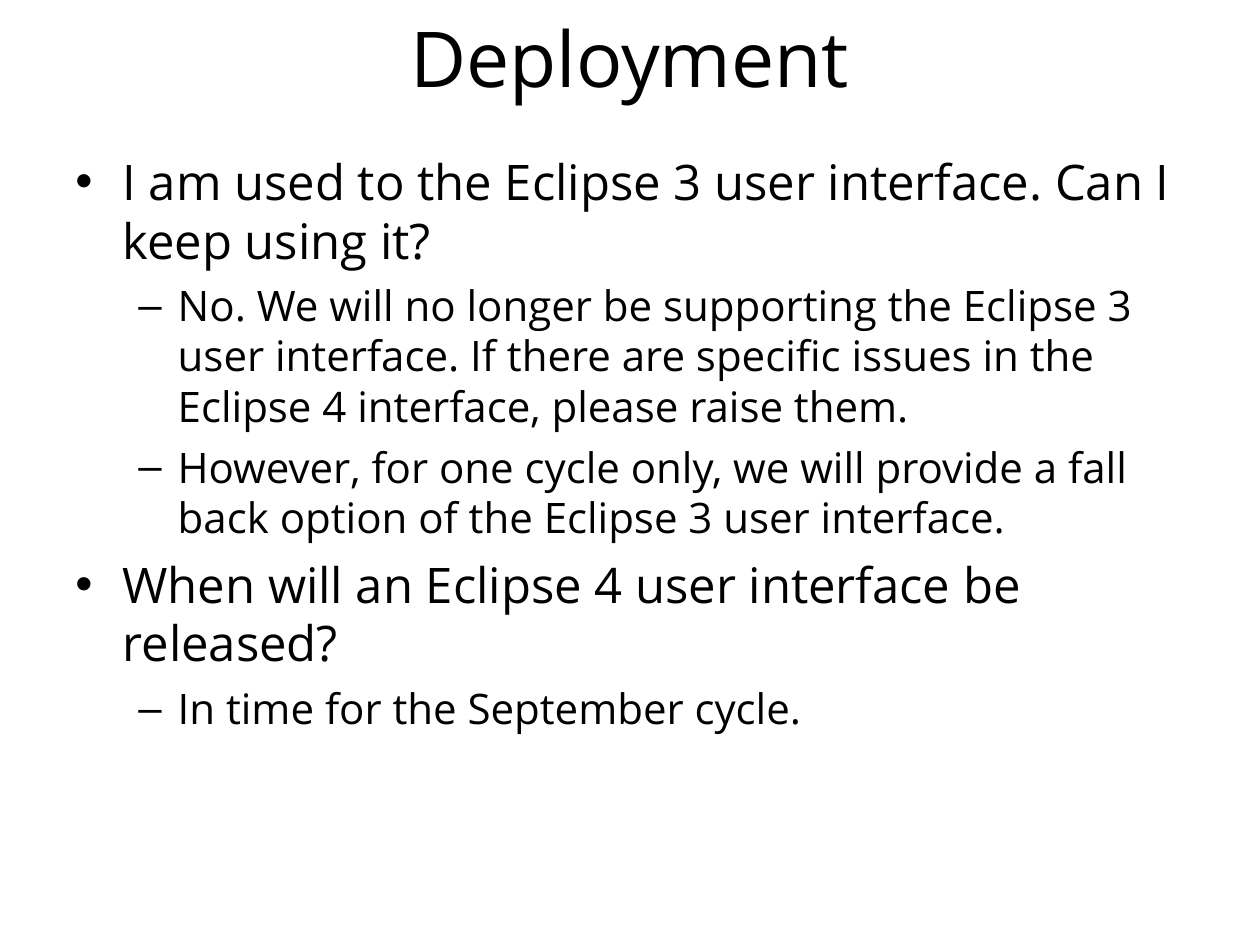
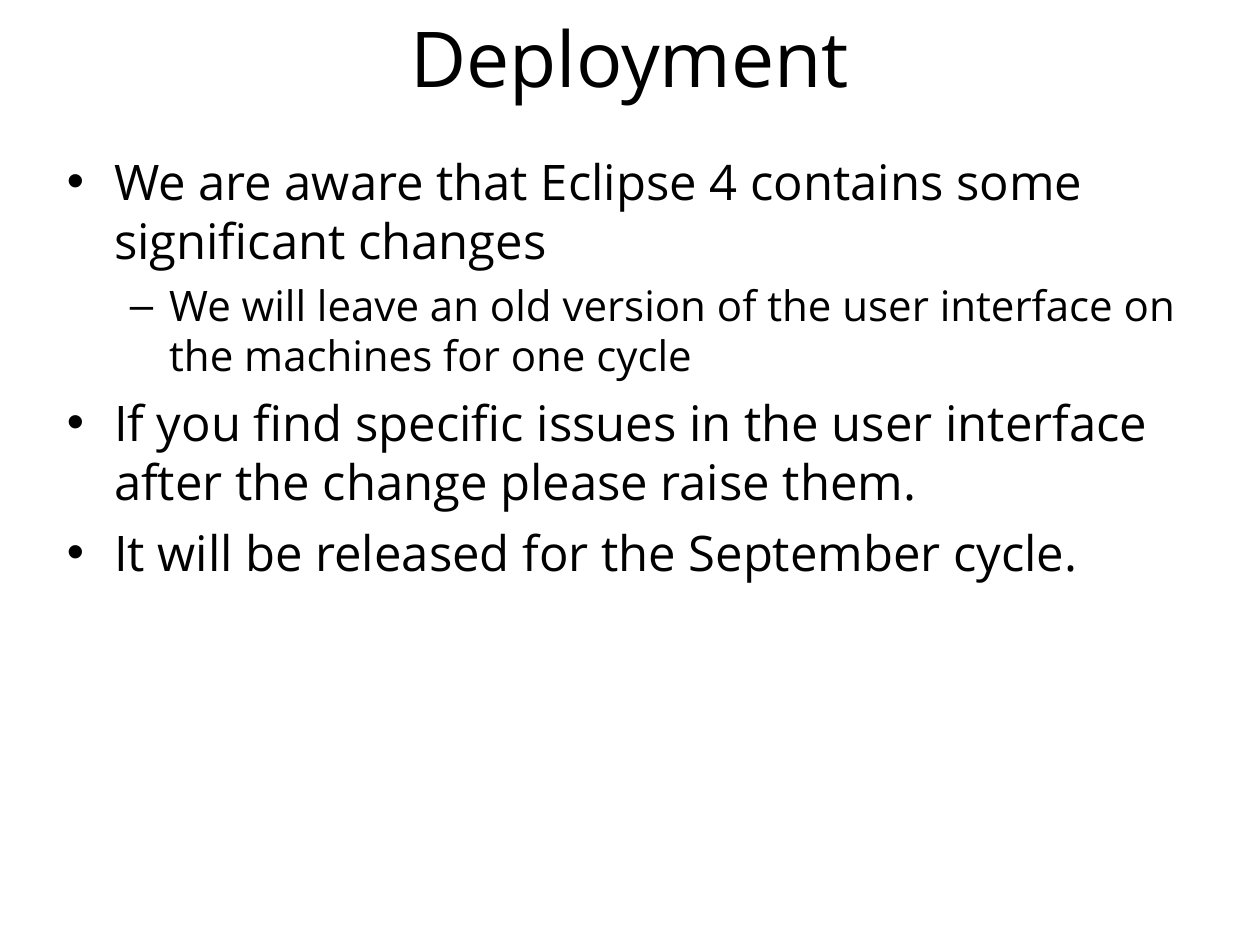
Before and after one commit to ISISComputingGroup/ibex_user_manual, a slide deck: slide 13 of eclipse_4_changes.ppt. Drawn at 1260x945 pixels with LibreOffice and Linux fonts; fonts in the diff are those of the drawing; background and template pictures are left out. Boxes give left, top, right and bottom in pixels: in the first picture for what was removed or moved away, otherwise in the second. Text is boxed around its words. In the diff, an @@ line names an element or a change of style, - is before the commit and + after.

Commit message:
Updates to E4 presentation

```diff
--- a/eclipse_4_changes.ppt
+++ b/eclipse_4_changes.ppt
@@ text at box(114, 162, 1175, 583): text changed; size 24 to 28 pt @@
-• I am used to the Eclipse 3 user interface. Can I keep using it?
-  – No. We will no longer be supporting the Eclipse 3 user interface. If there are specific issues in the Eclipse 4 interface, please raise them.
-  – However, for one cycle only, we will provide a fall back option of the Eclipse 3 user interface.
-• When will an Eclipse 4 user interface be released?
-  – In time for the September cycle.
+• We are aware that Eclipse 4 contains some significant changes
+  – We will leave an old version of the user interface on the machines for one cycle
+• If you find specific issues in the user interface after the change please raise them.
+• It will be released for the September cycle.
```
Also in this commit, not shown: 7 other slides changed, 1 slide removed.
